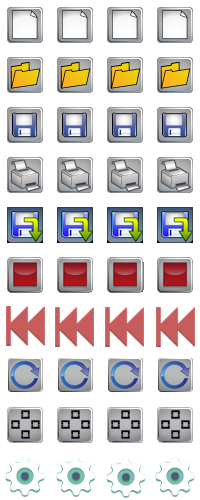
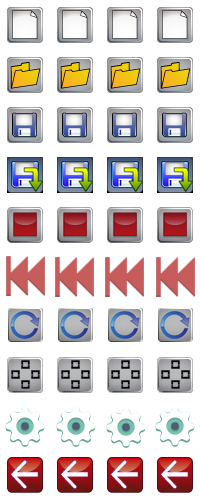
Layered file, before and after one edit (200 × 500). Changes by layer:
removed layer "Pasted Layer #20" over [57, 407, 93, 443]
removed layer "Pasted Layer #19" over [107, 407, 143, 443]
removed layer "Pasted Layer #18" over [157, 407, 193, 443]
added layer "back-arrow.png" above "Pasted Layer #17" over [7, 457, 193, 493]
painted on "Pasted Layer #17" over [7, 357, 193, 443]
removed layer "Pasted Layer #14" over [57, 257, 93, 293]
removed layer "Pasted Layer #13" over [107, 257, 143, 293]
removed layer "Pasted Layer #12" over [157, 257, 193, 293]
removed layer "Pasted Layer #3" over [7, 257, 43, 293]
removed layer "Pasted Layer #11" over [58, 358, 93, 392]
removed layer "Pasted Layer #10" over [108, 358, 143, 392]
removed layer "Pasted Layer #9" over [158, 358, 193, 392]
painted on "Pasted Layer #8" over [7, 207, 193, 392]
removed layer "Pasted Layer #7" over [57, 207, 93, 243]
removed layer "Pasted Layer #6" over [107, 207, 143, 243]
removed layer "Pasted Layer #5" over [157, 207, 193, 243]
painted on "Pasted Layer #4" over [7, 157, 193, 243]
removed layer "print.png copy #2" over [57, 157, 93, 193]
removed layer "print.png copy #1" over [107, 157, 143, 193]
removed layer "print.png copy" over [157, 157, 193, 193]
removed layer "print.png" over [7, 157, 43, 193]
painted on "Layer #2" over [5, 256, 195, 498]
